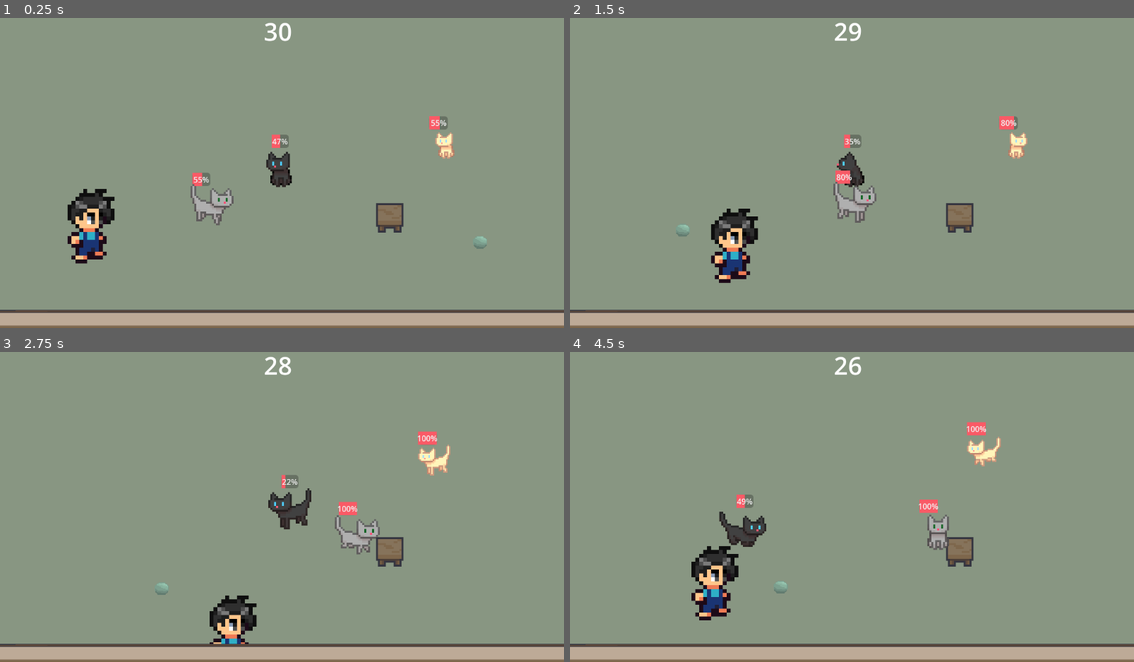
Above: before the commit, frames 1-4 (two rows, left to right).
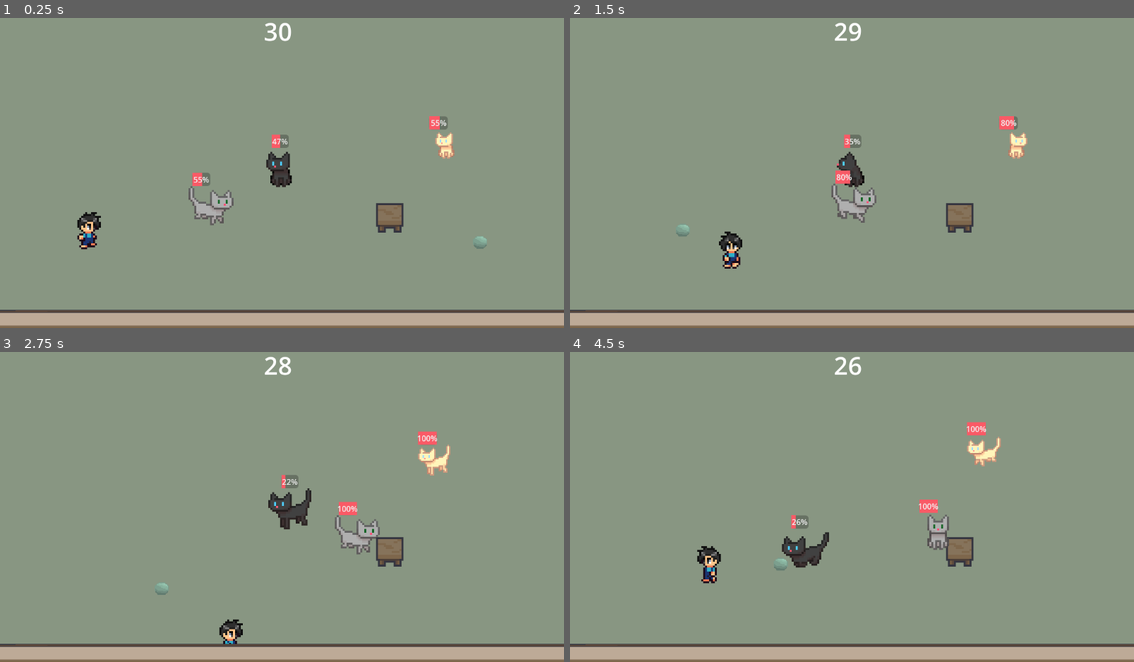
Above: after the commit, the same moments.

Repository: morgan-git/cat-herder
Game: Godot game, scene res://patio.tscn
Same seed, same stepped clock (60 frames per second), same inputs: the game is played once before the commit and once after it.
Inputs:
- Up to frame 1 (0.25 s): no input
- Up to frame 2 (1.5 s): tap Enter (ui_accept) at 0.5, 0.77 s; hold Right (ui_right) 0.53-1.28 s; hold Down (ui_down) from 1.28 s (still down)
- Up to frame 3 (2.75 s): tap Enter (ui_accept) at 1.52 s; release Down (ui_down) at 2.03 s; hold Right (ui_right) from 2.03 s (still down)
- Up to frame 4 (4.5 s): release Right (ui_right) at 2.78 s; hold Up (ui_up) 2.78-3.53 s; tap Enter (ui_accept) at 3.02, 3.77 s; hold Left (ui_left) from 3.53 s (still down)

The runs differ from the first frame. In frame 1, 1.7% of the frame differs, in the area x 11-42%, y 53-80%; in frame 2, 1.7%; in frame 3, 0.9%; in frame 4, 2.8%, in the area x 21-46%, y 46-87%.

Commit message:
add player animations

Diff:
--- a/patio.tscn
+++ b/patio.tscn
@@ -1,10 +1,11 @@
-[gd_scene load_steps=75 format=3 uid="uid://bfyglm4vdabm"]
+[gd_scene load_steps=100 format=3 uid="uid://bfyglm4vdabm"]
 
 [ext_resource type="Script" uid="uid://bd7bf05355eik" path="res://scripts/player.gd" id="1_43j51"]
 [ext_resource type="Script" uid="uid://c63qkccts8yr5" path="res://scripts/patio.gd" id="1_wo8bo"]
 [ext_resource type="Texture2D" uid="uid://dok4gme608l15" path="res://assets/maeve_farm_rpg/Character/Idle.png" id="2_mxu6m"]
 [ext_resource type="Texture2D" uid="uid://cywnk4cirved8" path="res://assets/Neko Cafe Asset Pack/neko-cafe-furnitures.png" id="3_rl1s1"]
 [ext_resource type="Texture2D" uid="uid://bw8r1gl5hj14c" path="res://assets/Neko Cafe Asset Pack/neko-cafe-tilemap.png" id="4_0l0qi"]
+[ext_resource type="Texture2D" uid="uid://di0u0bs83cevx" path="res://assets/maeve_farm_rpg/Character/Walk.png" id="4_bcrav"]
 [ext_resource type="Texture2D" uid="uid://cqjsejcy8c4gl" path="res://assets/CatRoomFree/Furnitures.png" id="4_mxu6m"]
 [ext_resource type="Script" uid="uid://c2r05vkl01un5" path="res://scripts/cat_1.gd" id="5_rupsg"]
 [ext_resource type="Script" uid="uid://7noq6o3pabb7" path="res://scripts/cat_2.gd" id="7_8kc7v"]
@@ -14,7 +15,196 @@
 [ext_resource type="Texture2D" uid="uid://bwrgmmib8ffle" path="res://assets/cats/grey_0.png" id="10_8kc7v"]
 
 [sub_resource type="RectangleShape2D" id="RectangleShape2D_ou2u5"]
-size = Vector2(109, 155)
+size = Vector2(17.3211, 23.4525)
+
+[sub_resource type="AtlasTexture" id="AtlasTexture_uryku"]
+atlas = ExtResource("2_mxu6m")
+region = Rect2(0, 64, 32, 32)
+
+[sub_resource type="AtlasTexture" id="AtlasTexture_xqn7m"]
+atlas = ExtResource("2_mxu6m")
+region = Rect2(32, 64, 32, 32)
+
+[sub_resource type="AtlasTexture" id="AtlasTexture_sc8fc"]
+atlas = ExtResource("2_mxu6m")
+region = Rect2(64, 64, 32, 32)
+
+[sub_resource type="AtlasTexture" id="AtlasTexture_int0l"]
+atlas = ExtResource("2_mxu6m")
+region = Rect2(96, 64, 32, 32)
+
+[sub_resource type="AtlasTexture" id="AtlasTexture_kl0ap"]
+atlas = ExtResource("4_bcrav")
+region = Rect2(0, 64, 32, 32)
+
+[sub_resource type="AtlasTexture" id="AtlasTexture_jmsg8"]
+atlas = ExtResource("4_bcrav")
+region = Rect2(32, 64, 32, 32)
+
+[sub_resource type="AtlasTexture" id="AtlasTexture_7v7cj"]
+atlas = ExtResource("4_bcrav")
+region = Rect2(64, 64, 32, 32)
+
+[sub_resource type="AtlasTexture" id="AtlasTexture_i67lh"]
+atlas = ExtResource("4_bcrav")
+region = Rect2(96, 64, 32, 32)
+
+[sub_resource type="AtlasTexture" id="AtlasTexture_wb3hq"]
+atlas = ExtResource("4_bcrav")
+region = Rect2(128, 64, 32, 32)
+
+[sub_resource type="AtlasTexture" id="AtlasTexture_syhd7"]
+atlas = ExtResource("4_bcrav")
+region = Rect2(160, 64, 32, 32)
+
+[sub_resource type="AtlasTexture" id="AtlasTexture_1j0yi"]
+atlas = ExtResource("4_bcrav")
+region = Rect2(0, 0, 32, 32)
+
+[sub_resource type="AtlasTexture" id="AtlasTexture_ir2ly"]
+atlas = ExtResource("4_bcrav")
+region = Rect2(32, 0, 32, 32)
+
+[sub_resource type="AtlasTexture" id="AtlasTexture_ysanm"]
+atlas = ExtResource("4_bcrav")
+region = Rect2(64, 0, 32, 32)
+
+[sub_resource type="AtlasTexture" id="AtlasTexture_so8wu"]
+atlas = ExtResource("4_bcrav")
+region = Rect2(96, 0, 32, 32)
+
+[sub_resource type="AtlasTexture" id="AtlasTexture_tcxj3"]
+atlas = ExtResource("4_bcrav")
+region = Rect2(128, 0, 32, 32)
+
+[sub_resource type="AtlasTexture" id="AtlasTexture_g2bwe"]
+atlas = ExtResource("4_bcrav")
+region = Rect2(160, 0, 32, 32)
+
+[sub_resource type="AtlasTexture" id="AtlasTexture_31dub"]
+atlas = ExtResource("4_bcrav")
+region = Rect2(0, 32, 32, 32)
+
+[sub_resource type="AtlasTexture" id="AtlasTexture_kpdi1"]
+atlas = ExtResource("4_bcrav")
+region = Rect2(32, 32, 32, 32)
+
+[sub_resource type="AtlasTexture" id="AtlasTexture_063a7"]
+atlas = ExtResource("4_bcrav")
+region = Rect2(64, 32, 32, 32)
+
+[sub_resource type="AtlasTexture" id="AtlasTexture_dpiy3"]
+atlas = ExtResource("4_bcrav")
+region = Rect2(96, 32, 32, 32)
+
+[sub_resource type="AtlasTexture" id="AtlasTexture_m5c16"]
+atlas = ExtResource("4_bcrav")
+region = Rect2(128, 32, 32, 32)
+
+[sub_resource type="AtlasTexture" id="AtlasTexture_x2mcw"]
+atlas = ExtResource("4_bcrav")
+region = Rect2(160, 32, 32, 32)
+
+[sub_resource type="AtlasTexture" id="AtlasTexture_genit"]
+atlas = ExtResource("2_mxu6m")
+region = Rect2(32, 0, 32, 32)
+
+[sub_resource type="SpriteFrames" id="SpriteFrames_0lxku"]
+animations = [{
+"frames": [{
+"duration": 1.0,
+"texture": SubResource("AtlasTexture_uryku")
+}, {
+"duration": 1.0,
+"texture": SubResource("AtlasTexture_xqn7m")
+}, {
+"duration": 1.0,
+"texture": SubResource("AtlasTexture_sc8fc")
+}, {
+"duration": 1.0,
+"texture": SubResource("AtlasTexture_int0l")
+}],
+"loop": true,
+"name": &"Idle",
+"speed": 5.0
+}, {
+"frames": [{
+"duration": 1.0,
+"texture": SubResource("AtlasTexture_kl0ap")
+}, {
+"duration": 1.0,
+"texture": SubResource("AtlasTexture_jmsg8")
+}, {
+"duration": 1.0,
+"texture": SubResource("AtlasTexture_7v7cj")
+}, {
+"duration": 1.0,
+"texture": SubResource("AtlasTexture_i67lh")
+}, {
+"duration": 1.0,
+"texture": SubResource("AtlasTexture_wb3hq")
+}, {
+"duration": 1.0,
+"texture": SubResource("AtlasTexture_syhd7")
+}],
+"loop": true,
+"name": &"Walk",
+"speed": 5.0
+}, {
+"frames": [{
+"duration": 1.0,
+"texture": SubResource("AtlasTexture_1j0yi")
+}, {
+"duration": 1.0,
+"texture": SubResource("AtlasTexture_ir2ly")
+}, {
+"duration": 1.0,
+"texture": SubResource("AtlasTexture_ysanm")
+}, {
+"duration": 1.0,
+"texture": SubResource("AtlasTexture_so8wu")
+}, {
+"duration": 1.0,
+"texture": SubResource("AtlasTexture_tcxj3")
+}, {
+"duration": 1.0,
+"texture": SubResource("AtlasTexture_g2bwe")
+}],
+"loop": true,
+"name": &"WalkDown",
+"speed": 5.0
+}, {
+"frames": [{
+"duration": 1.0,
+"texture": SubResource("AtlasTexture_31dub")
+}, {
+"duration": 1.0,
+"texture": SubResource("AtlasTexture_kpdi1")
+}, {
+"duration": 1.0,
+"texture": SubResource("AtlasTexture_063a7")
+}, {
+"duration": 1.0,
+"texture": SubResource("AtlasTexture_dpiy3")
+}, {
+"duration": 1.0,
+"texture": SubResource("AtlasTexture_m5c16")
+}, {
+"duration": 1.0,
+"texture": SubResource("AtlasTexture_x2mcw")
+}],
+"loop": true,
+"name": &"WalkUp",
+"speed": 5.0
+}, {
+"frames": [{
+"duration": 1.0,
+"texture": SubResource("AtlasTexture_genit")
+}],
+"loop": true,
+"name": &"default",
+"speed": 5.0
+}]
 
 [sub_resource type="RectangleShape2D" id="RectangleShape2D_daojl"]
 size = Vector2(2914, 36)
@@ -496,19 +686,18 @@
 [node name="Player" type="CharacterBody2D" parent="."]
 process_mode = 1
 position = Vector2(-398.19, 122.793)
+scale = Vector2(4, 4)
 script = ExtResource("1_43j51")
 yarn_ball_path = NodePath("../YarnBall")
-
-[node name="Player Sprite" type="Sprite2D" parent="Player"]
-position = Vector2(8, 5)
-scale = Vector2(8, 8)
-texture = ExtResource("2_mxu6m")
-region_enabled = true
-region_rect = Rect2(39, 69, 20, 26)
+animated_sprite_path = NodePath("AnimatedSprite2D")
 
 [node name="Player Collision" type="CollisionShape2D" parent="Player"]
-position = Vector2(8.68964, -7.29346)
+position = Vector2(4.45796, 3.52786)
 shape = SubResource("RectangleShape2D_ou2u5")
+
+[node name="AnimatedSprite2D" type="AnimatedSprite2D" parent="Player"]
+sprite_frames = SubResource("SpriteFrames_0lxku")
+animation = &"Idle"
 
 [node name="Top" type="StaticBody2D" parent="."]
 
@@ -606,7 +795,6 @@
 [node name="AnimatedSprite2D" type="AnimatedSprite2D" parent="Cat1"]
 scale = Vector2(4, 4)
 sprite_frames = SubResource("SpriteFrames_xpde0")
-animation = &"Idle"
 
 [node name="Cat2" type="CharacterBody2D" parent="."]
 process_mode = 1
@@ -659,7 +847,7 @@
 scale = Vector2(4, 4)
 sprite_frames = SubResource("SpriteFrames_xqn7m")
 animation = &"Walk"
-frame_progress = 0.262416
+frame_progress = 0.830773
 
 [node name="Node2D" type="Node2D" parent="."]
 position = Vector2(37.3235, -293.823)
--- a/scripts/cat_1.gd
+++ b/scripts/cat_1.gd
@@ -1,6 +1,7 @@
 extends Cat
 
-const DETECTION_RADIUS = 250.0
+const DETECTION_RADIUS = 550.0
+const HAPPINESS_RADIUS = 150.0
 
 @export var yarn_ball_path: NodePath
 var yarn_ball: Node2D
@@ -10,7 +11,7 @@
 	super._ready()
 
 func check_satisfied() -> bool:
-	return global_position.distance_to(yarn_ball.global_position) <= DETECTION_RADIUS
+	return global_position.distance_to(yarn_ball.global_position) <= HAPPINESS_RADIUS
 
 func get_satisfied_direction() -> Vector2:
 	return (yarn_ball.global_position - global_position).normalized()
--- a/scripts/cat_base.gd
+++ b/scripts/cat_base.gd
@@ -40,6 +40,7 @@
 	move_and_slide()
 
 func _change_state(new_state: State) -> void:
+
 	state = new_state
 
 func _process_wander(delta: float) -> void:
--- a/scripts/player.gd
+++ b/scripts/player.gd
@@ -3,15 +3,40 @@
 const SPEED = 200.0
 
 @export var yarn_ball_path: NodePath
+@export var animated_sprite_path: NodePath
 var yarn_ball: Node2D
+var animated_sprite: AnimatedSprite2D
 
 func _ready() -> void:
 	yarn_ball = get_node(yarn_ball_path)
+	animated_sprite = get_node(animated_sprite_path)
 
 func _physics_process(delta: float) -> void:
 	var direction := Input.get_vector("ui_left", "ui_right", "ui_up", "ui_down")
 	velocity = direction * SPEED
 	move_and_slide()
 
+	_update_animation(direction)
+
 	if Input.is_action_just_pressed("ui_accept"):
 		yarn_ball.global_position = global_position
+
+func _update_animation(direction: Vector2) -> void:
+	if direction == Vector2.ZERO:
+		_play_animation("Idle")
+		return
+
+	# Vertical movement takes priority when it's the stronger component,
+	# so diagonal movement still picks a sensible facing animation.
+	if abs(direction.y) > abs(direction.x):
+		if direction.y < 0:
+			_play_animation("WalkUp")
+		else:
+			_play_animation("WalkDown")
+	else:
+		_play_animation("Walk")
+		animated_sprite.flip_h = direction.x < 0
+
+func _play_animation(anim_name: String) -> void:
+	if animated_sprite.animation != anim_name or not animated_sprite.is_playing():
+		animated_sprite.play(anim_name)
Not shown, changed: assets/.DS_Store
Not shown, changed: assets/Neko Cafe Asset Pack/.DS_Store
